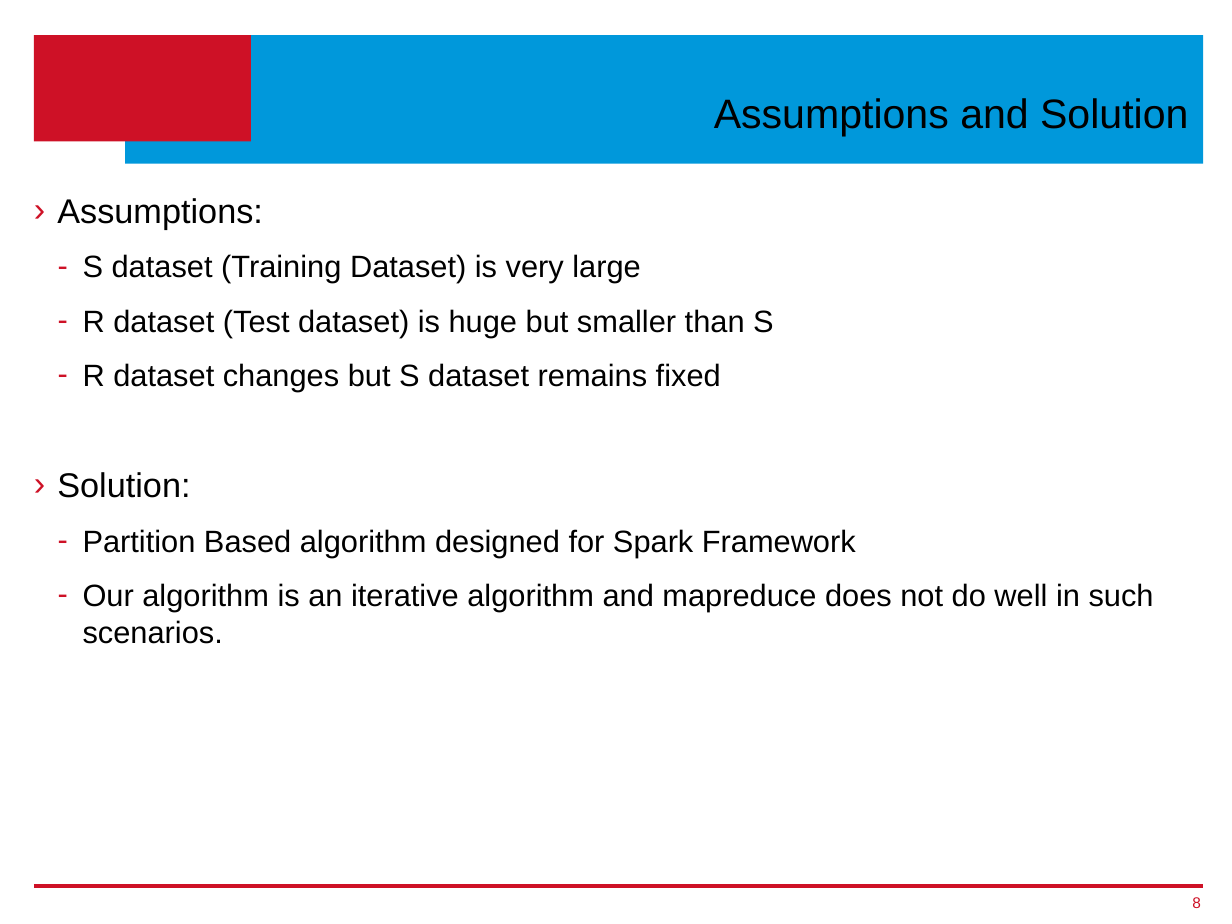
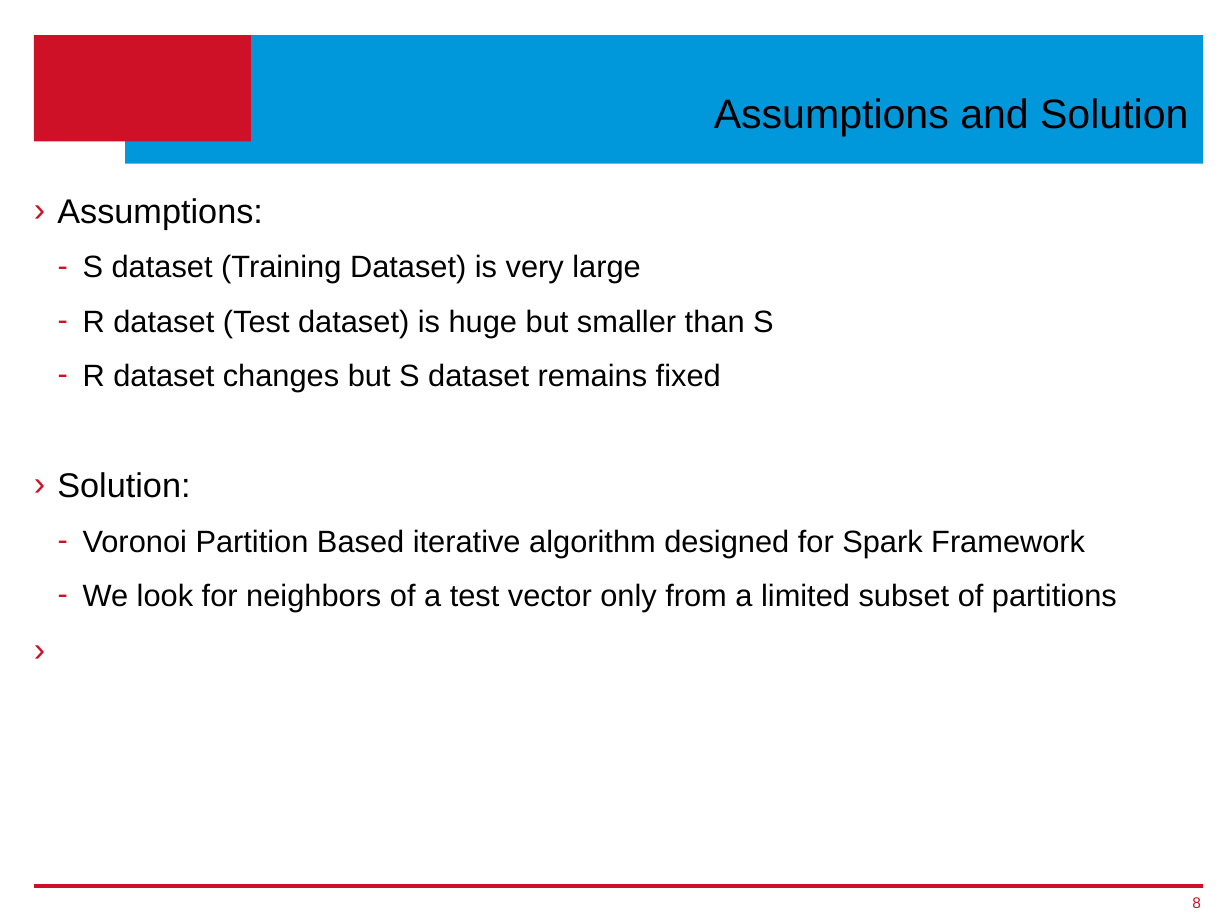
Before and after one commit to ageekymonk/syduni_ms_report, a slide deck: slide 8 of Thesis-Presentation_v1.pptx. Drawn at 1232x924 pixels with LibreOffice and Linux fonts; fonts in the diff are those of the drawing; background and template pictures are left out. Boxes give left, top, right and bottom in pixels: in the first picture for what was removed or moved away, otherwise in the second. Text is boxed around its words. In the diff, an @@ line names an element or a change of style, - is before the commit and + after.

```diff
--- a/Thesis-Presentation_v1.pptx
+++ b/Thesis-Presentation_v1.pptx
@@ text at (83, 529, 1117, 611): text changed @@
-  – Partition Based algorithm designed for Spark Framework
-  – Our algorithm is an iterative algorithm and mapreduce does not do well in such scenarios.
+  – Voronoi Partition Based iterative algorithm designed for Spark Framework
+  – We look for neighbors of a test vector only from a limited subset of partitions
```
Also in this commit, not shown: 7 other slides changed, 5 slides added, 3 slides removed, 2 other files.
